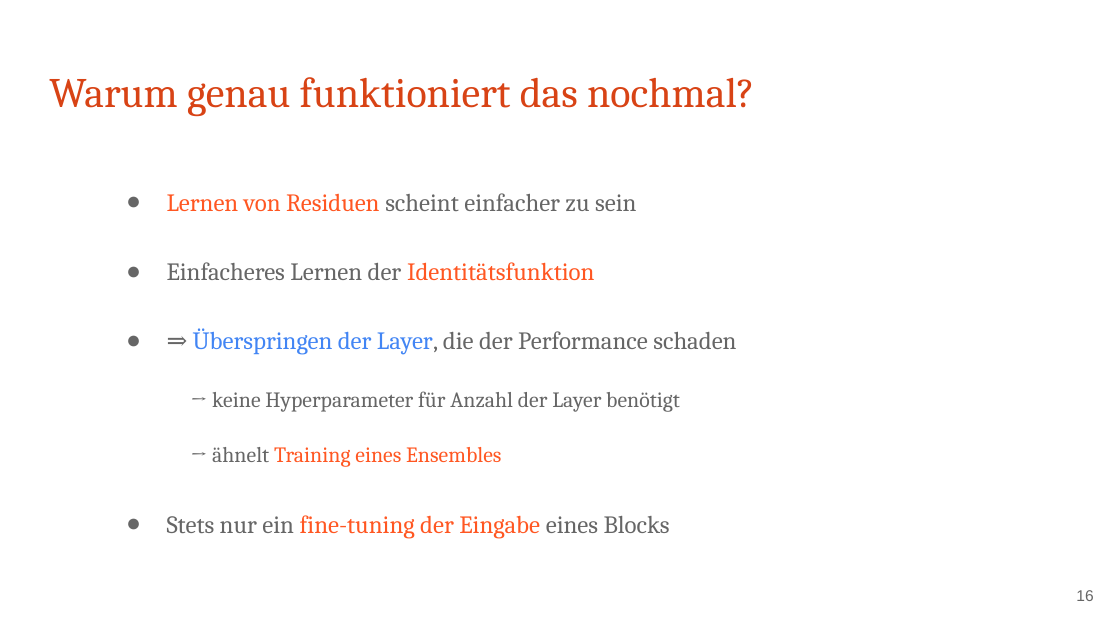
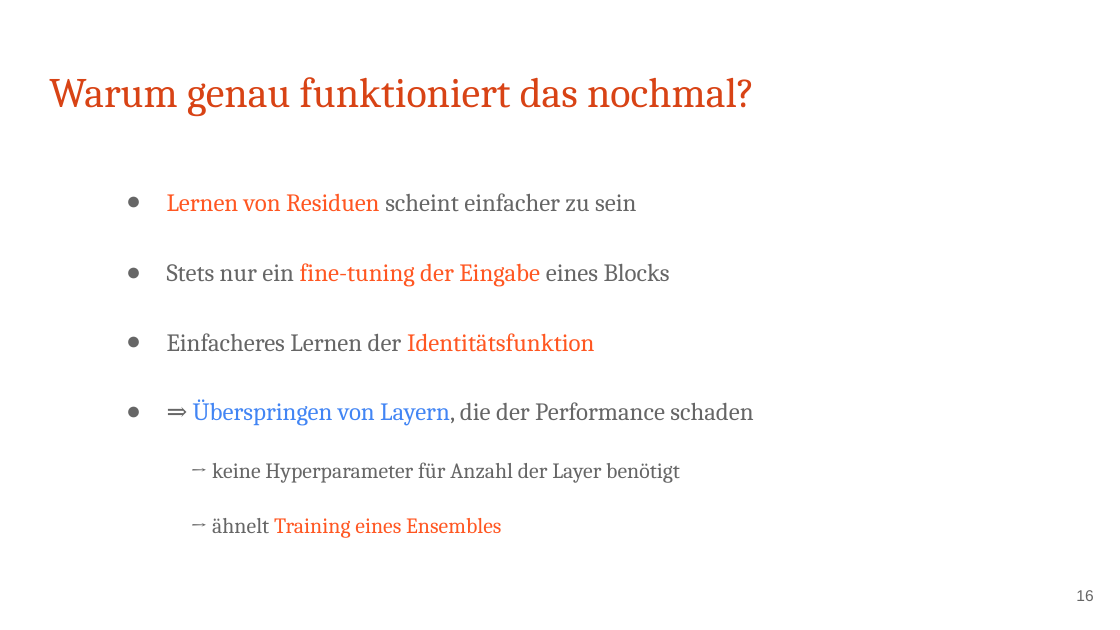
Before and after one commit to alexkowsik/deep-learning-online, a slide deck: slide 16 of Residual Networks/ResidualNetworks-Slides.pptx. Drawn at 1120x630 pixels with LibreOffice and Linux fonts; fonts in the diff are those of the drawing. Boxes give left, top, right and bottom in pixels: in the first picture for what was removed or moved away, otherwise in the second. Text is boxed around its words. In the diff, an @@ line names an element or a change of style, - is before the commit and + after.

```diff
--- a/Residual Networks/ResidualNetworks-Slides.pptx
+++ b/Residual Networks/ResidualNetworks-Slides.pptx
@@ text "Stets nur ein fine-tuning der ..." moved from (x1=167, y1=515, x2=670, y2=538) to (x1=167, y1=263, x2=670, y2=286) @@
@@ 3 texts moved together from (x1=167, y1=262, x2=680, y2=467) to (x1=167, y1=333, x2=680, y2=538) @@
@@ text at (x1=193, y1=399, x2=753, y2=425): text changed @@
-● ⇒ Überspringen der Layer, die der Performance schaden
+● ⇒ Überspringen von Layern, die der Performance schaden
```
Also in this commit, not shown: 5 other slides changed, 1 other file.
